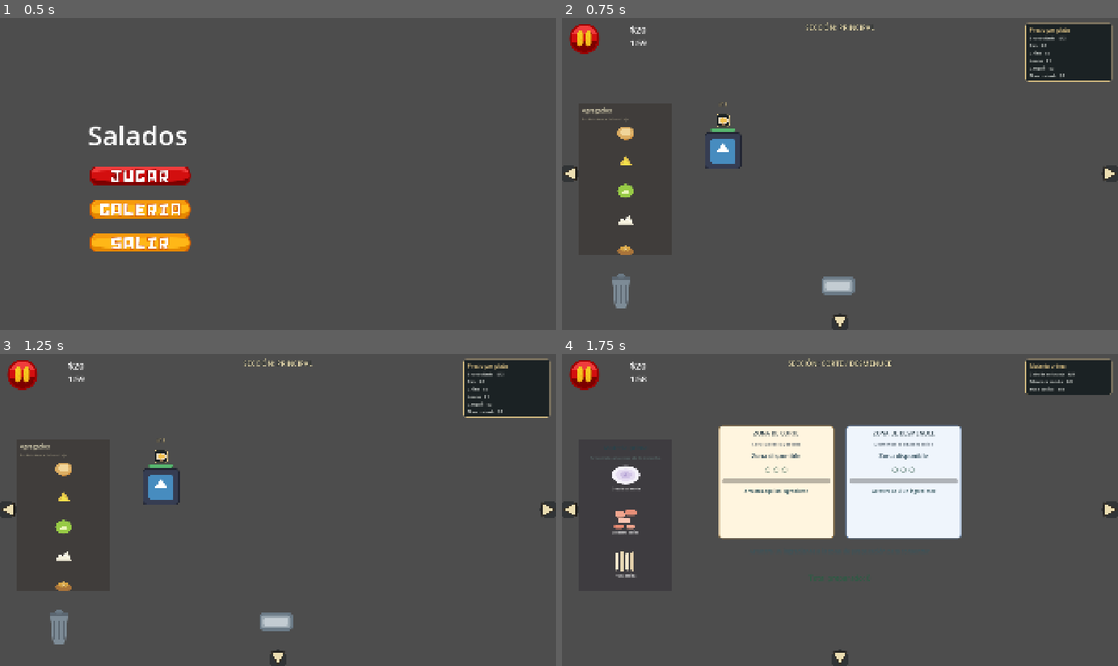
Above: before the commit, frames 1-4 (two rows, left to right).
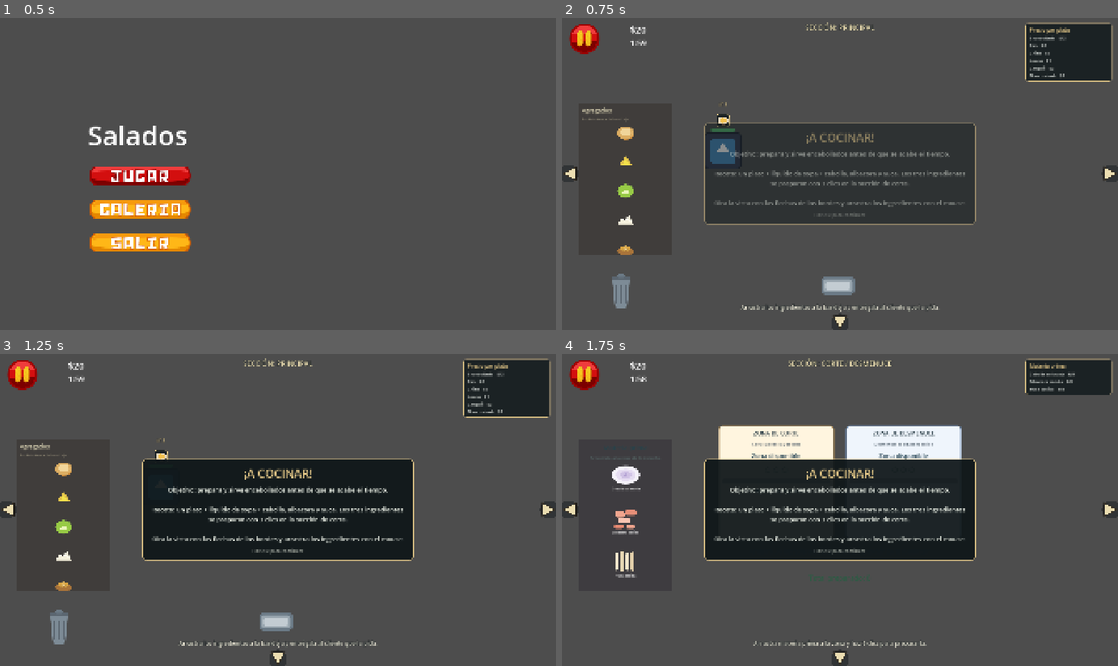
Above: after the commit, the same moments.

Repository: pancrasea/Salados
Game: Godot game, scene res://src/core/main/main.tscn
Same seed, same stepped clock (60 frames per second), same inputs: the game is played once before the commit and once after it. The engine's default icon, where the game draws it, is replaced by a stand-in: a white triangle on a blue panel in a dark square.
Inputs (mouse positions are in pixels of both pictures, inside the frame that each line leads up to):
- Up to frame 1 (0.5 s): no input
- Up to frame 2 (0.75 s): click (701, 177) at 0.5 s
- Up to frame 3 (1.25 s): no input
- Up to frame 4 (1.75 s): click (567, 510) at 1.25 s

Frame 1 is identical in both runs. In frame 2, 15% of the frame differs, in the area x 25-75%, y 33-95%; in frame 3, 16%; in frame 4, 16%.

Commit message:
improving user experience

Diff:
--- a/src/core/main/main.gd
+++ b/src/core/main/main.gd
@@ -64,6 +64,9 @@
 	get_tree().paused = false
 	mouse_interaction.show()
 	hud.show()
+	# Banner de objetivo al arrancar la partida: onboarding mínimo para el
+	# jugador (reglas, receta y controles) sin pantallas extra.
+	hud.call("show_objective_banner")
 
 
 # Llamado al volver al menú (oculta la UI de navegación)
--- a/src/entities/customer/customer.gd
+++ b/src/entities/customer/customer.gd
@@ -206,6 +206,18 @@
 	selected_changed.emit(self, is_selected)
 
 
+## Chequeo no mutante: ¿aceptaría este ítem? Usa el mismo criterio que
+## `receive_item` (pedido estructurado por clave canónica; modo clásico por
+## igualdad de referencia con CustomerData.requested_item). Lo usa el resaltado
+## de destinos al arrastrar (ver BaseItem).
+func can_receive(item: ItemData) -> bool:
+	if state != State.WAITING or customer_data == null:
+		return false
+	if order != null:
+		return order.matches(item)
+	return customer_data.requested_item != null and item == customer_data.requested_item
+
+
 ## Accepts an item while this customer is still waiting; selection is NOT
 ## required, any customer in the row can receive its order. With a
 ## structured order it compares canonical keys (ItemData.recipe_key vs
--- a/src/entities/customer/customer_spawner.gd
+++ b/src/entities/customer/customer_spawner.gd
@@ -89,8 +89,15 @@
 	customer.finished.connect(_on_customer_finished)
 	customer.tree_exited.connect(_on_customer_tree_exited.bind(customer))
 	customer.served.connect(_on_customer_served)
+	customer.patience_expired.connect(_on_customer_patience_expired)
 	customer_spawned.emit(customer)
 	return customer
+
+
+## Aviso flotante cuando un cliente se queda sin paciencia y se marcha.
+func _on_customer_patience_expired(customer: CustomerBase) -> void:
+	FloatingText.spawn(self, customer.position + Vector2(0.0, -150.0) \
+		, "¡Se fue!", Color(0.96, 0.45, 0.4), 20)
 
 
 ## Removes a served or expired customer and closes the gap in the row.
@@ -127,7 +134,11 @@
 
 	var gm := _game_manager()
 	if gm != null:
-		gm.call("add_money", int(total * multiplier))
+		var pago: int = int(total * multiplier)
+		gm.call("add_money", pago)
+		# Feedback flotante del pago sobre el cliente atendido.
+		FloatingText.spawn(self, customer.position + Vector2(0.0, -150.0) \
+			, "+$%d" % pago, Color(0.6, 0.95, 0.65), 22)
 
 
 ## Keeps the active list and row positions correct if a customer is freed externally.
--- a/src/entities/item/base_item.gd
+++ b/src/entities/item/base_item.gd
@@ -29,6 +29,8 @@
 		data.recipe_key = OrderData.key_of_contents(collected_ingredients)
 	if data:
 		_update_visual()
+	$Area2D.mouse_entered.connect(_on_area_mouse_entered)
+	$Area2D.mouse_exited.connect(_on_area_mouse_exited)
 
 func _update_visual():
 	if sprite_2d:
@@ -41,6 +43,62 @@
 func _process(delta: float) -> void:
 	if is_dragging:
 		global_position = get_global_mouse_position()
+		_update_drop_highlights()
+
+## Áreas válidas bajo el ítem mientras se arrastra; se resaltan en `_draw`.
+var _valid_areas: Array[Area2D] = []
+
+## Recalcula los destinos válidos bajo el ítem y pide repintar el resaltado.
+func _update_drop_highlights() -> void:
+	_valid_areas.clear()
+	for area in $Area2D.get_overlapping_areas():
+		if _is_valid_drop_target(area.get_parent()):
+			_valid_areas.append(area)
+	queue_redraw()
+
+## ¿El nodo es un destino válido para este ítem? Replica las reglas de
+## `_verify_target_and_drop` sin mutar estado, para anticipar al jugador.
+func _is_valid_drop_target(target: Node) -> bool:
+	if target == null or target == self:
+		return false
+	if target is WorkSurface:
+		return true
+	if target is BaseItem:
+		var contenedor := target as BaseItem
+		return contenedor.data != null and contenedor.data.is_container \
+			and contenedor.data.item_id != "exprimidor"
+	if target is TrashBin:
+		return true
+	if target is CustomerBase:
+		return data != null and (target as CustomerBase).can_receive(data)
+	if target is DispatchZone:
+		return data != null and data.is_final_product
+	if target is CorteDesmenuce:
+		return data != null and data.next_data_state != null
+	return false
+
+## Dibuja un aro sobre cada destino válido bajo el ítem arrastrado.
+func _draw() -> void:
+	if not is_dragging:
+		return
+	var color := Color(0.55, 0.92, 0.62, 0.9)
+	for area in _valid_areas:
+		if not is_instance_valid(area):
+			continue
+		var centro: Vector2 = area.global_position - global_position
+		draw_arc(centro, 46.0, 0.0, TAU, 40, color, 5.0, true)
+
+func _on_area_mouse_entered() -> void:
+	if BaseItem.current_item_dragging == null:
+		Input.set_default_cursor_shape(Input.CURSOR_POINTING_HAND)
+
+func _on_area_mouse_exited() -> void:
+	if BaseItem.current_item_dragging == null:
+		Input.set_default_cursor_shape(Input.CURSOR_ARROW)
+
+func _exit_tree() -> void:
+	if BaseItem.current_item_dragging == null:
+		Input.set_default_cursor_shape(Input.CURSOR_ARROW)
 
 func _on_area_2d_input_event(viewport: Node, event: InputEvent, shape_idx: int) -> void:
 	if event is InputEventMouseButton and event.button_index == MOUSE_BUTTON_LEFT:
@@ -50,16 +108,22 @@
 				is_dragging = true
 				initial_position = global_position
 				z_index = 100
+				Input.set_default_cursor_shape(Input.CURSOR_POINTING_HAND)
 		else:
 			if is_dragging:
 				is_dragging = false
 				BaseItem.current_item_dragging = null
 				z_index = 0
+				_valid_areas.clear()
+				queue_redraw()
+				Input.set_default_cursor_shape(Input.CURSOR_ARROW)
 				_verify_target_and_drop()
 
 func _verify_target_and_drop():
 	var overlapping_areas = $Area2D.get_overlapping_areas()
 	var successful_drop = false
+	# Evita repetir el aviso si varios clientes rechazan el mismo ítem.
+	var rejected_feedback := false
 	# La mesa (WorkSurface) es un destino de reserva: sólo mantiene el ítem
 	# si ningún otro destino lo atendió, para no competir con ellos.
 	var on_work_surface := false
@@ -101,6 +165,10 @@
 				else:
 					queue_free()
 				break
+			elif not rejected_feedback:
+				# El cliente no aceptó: avisar para que no parezca un fallo mudo.
+				FloatingText.spawn(target, Vector2(0.0, -150.0), "¡No es lo que pidió!", Color(0.96, 0.5, 0.45))
+				rejected_feedback = true
 
 		# Zona de despacho de preparación: envía el plato listo a la
 		# estación principal (bandeja) para agregarle los extras.
--- /dev/null
+++ b/src/ui/floating_text.gd
@@ -0,0 +1,39 @@
+class_name FloatingText extends Label
+
+## Texto flotante transitorio para feedback rápido de juego ("+$12",
+## "¡No es lo que pidió!", "¡Se fue!"). Se anima subiendo y desvaneciéndose y
+## se libera solo.
+##
+## Se crea con `spawn()`, que lo añade como hijo del nodo que lo origina para
+## compartir su espacio de coordenadas (cliente, spawner de clientes, etc.).
+
+static func spawn(
+	parent: Node,
+	local_pos: Vector2,
+	texto: String,
+	color: Color = Color.WHITE,
+	font_size: int = 20,
+	duracion: float = 1.1
+) -> void:
+	if not is_instance_valid(parent):
+		return
+	var etiqueta := FloatingText.new()
+	etiqueta.text = texto
+	etiqueta.position = local_pos
+	etiqueta.mouse_filter = Control.MOUSE_FILTER_IGNORE
+	etiqueta.horizontal_alignment = HORIZONTAL_ALIGNMENT_CENTER
+	etiqueta.add_theme_font_size_override("font_size", font_size)
+	etiqueta.add_theme_color_override("font_color", color)
+	etiqueta.add_theme_color_override("font_outline_color", Color(0.0, 0.0, 0.0, 0.9))
+	etiqueta.add_theme_constant_override("outline_size", 6)
+	parent.add_child(etiqueta)
+	etiqueta._animar(local_pos, duracion)
+
+
+## Sube la etiqueta y la desvanece; al terminar se libera.
+func _animar(base_pos: Vector2, duracion: float) -> void:
+	var tween := create_tween()
+	tween.set_trans(Tween.TRANS_QUAD).set_ease(Tween.EASE_OUT)
+	tween.tween_property(self, "position", base_pos + Vector2(0.0, -48.0), duracion)
+	tween.parallel().tween_property(self, "modulate:a", 0.0, duracion).set_delay(duracion * 0.45)
+	tween.tween_callback(queue_free)
--- a/src/ui/hud.gd
+++ b/src/ui/hud.gd
@@ -18,6 +18,12 @@
 @onready var timer_label: Label = %TimerLabel
 @onready var info_panel: PanelContainer = $InfoPanel
 @onready var info_list: VBoxContainer = $InfoPanel/InfoList
+@onready var hint_label: Label = $HintLabel
+@onready var objective_banner: PanelContainer = $ObjectiveBanner
+
+## Timer del auto-cierre del banner de objetivo; se reintenta si se vuelve a
+## mostrar antes de que expire.
+var _banner_timer: SceneTreeTimer = null
 
 ## Autoload GameManager. Se resuelve por ruta en vez del identificador global
 ## para poder cargar el HUD en arranques headless con `--script`.
@@ -37,6 +43,7 @@
 	_on_money_changed(int(_game_manager.get("money")))
 	_connect_inventarios()
 	_refresh_info()
+	_update_hint(int(_game_manager.call("current_side")))
 
 
 ## Conecta los inventarios globales para refrescar el stock cuando cambia.
@@ -55,14 +62,70 @@
 	var mins: int = int(seconds_remaining) / 60
 	var secs: int = int(seconds_remaining) % 60
 	timer_label.text = "%d:%02d" % [mins, secs]
+	# Aviso de presión de tiempo: ámbar cerca del final y rojo (parpadeante) en
+	# los últimos 10 s, para que el jugador sienta la urgencia.
+	if seconds_remaining <= 10.0:
+		timer_label.add_theme_color_override("font_color", Color(0.96, 0.35, 0.3))
+		timer_label.modulate.a = 0.45 + 0.55 * absf(sin(Time.get_ticks_msec() / 180.0))
+	elif seconds_remaining <= 30.0:
+		timer_label.add_theme_color_override("font_color", Color(0.96, 0.76, 0.36))
+		timer_label.modulate.a = 1.0
+	else:
+		timer_label.remove_theme_color_override("font_color")
+		timer_label.modulate.a = 1.0
 
 
 func _on_inventory_changed(_item: ItemData, _cantidad: int) -> void:
 	_refresh_info()
 
 
-func _on_station_changed(_side: int) -> void:
+func _on_station_changed(side: int) -> void:
 	_refresh_info()
+	_update_hint(side)
+
+
+## Instrucción breve y contextual según la sección visible. Da al jugador de
+## jam una pista de qué hacer sin explicación externa.
+func _update_hint(side: int) -> void:
+	if hint_label == null:
+		return
+	match side:
+		SIDE_FRONT:
+			hint_label.text = "Arrastra los ingredientes a la bandeja y entrégala al cliente que la pida."
+		SIDE_LEFT:
+			hint_label.text = "Arrastra materia prima a la zona y haz 3 clics para prepararla."
+		SIDE_RIGHT:
+			hint_label.text = "Arma el plato (líquido + ingredientes) y despáchalo a la estación principal."
+		_:
+			hint_label.text = ""
+	hint_label.visible = hint_label.text != ""
+
+
+## Muestra el banner de objetivo al empezar la partida y lo cierra solo.
+func show_objective_banner() -> void:
+	if objective_banner == null:
+		return
+	objective_banner.modulate = Color(1.0, 1.0, 1.0, 0.0)
+	objective_banner.show()
+	var tween := create_tween()
+	tween.tween_property(objective_banner, "modulate:a", 1.0, 0.35)
+	if _banner_timer != null:
+		_banner_timer.timeout.disconnect(_hide_objective_banner)
+	_banner_timer = get_tree().create_timer(8.0)
+	_banner_timer.timeout.connect(_hide_objective_banner)
+
+
+func _hide_objective_banner() -> void:
+	if objective_banner == null or not objective_banner.visible:
+		return
+	var tween := create_tween()
+	tween.tween_property(objective_banner, "modulate:a", 0.0, 0.3)
+	tween.tween_callback(objective_banner.hide)
+
+
+func _on_objective_banner_gui_input(event: InputEvent) -> void:
+	if event is InputEventMouseButton and event.pressed:
+		_hide_objective_banner()
 
 
 ## Reconstruye el panel con la información de la sección visible. Se llama al
--- a/src/ui/hud.tscn
+++ b/src/ui/hud.tscn
@@ -22,6 +22,22 @@
 corner_radius_top_right = 8
 corner_radius_bottom_right = 8
 corner_radius_bottom_left = 8
+
+[sub_resource type="StyleBoxFlat" id="StyleBoxFlat_banner"]
+content_margin_left = 28.0
+content_margin_top = 22.0
+content_margin_right = 28.0
+content_margin_bottom = 22.0
+bg_color = Color(0.06, 0.09, 0.1, 0.94)
+border_width_left = 3
+border_width_top = 3
+border_width_right = 3
+border_width_bottom = 3
+border_color = Color(0.89, 0.78, 0.53, 0.9)
+corner_radius_top_left = 14
+corner_radius_top_right = 14
+corner_radius_bottom_right = 14
+corner_radius_bottom_left = 14
 
 [node name="HUD" type="CanvasLayer" unique_id=1811155935]
 layer = 10
@@ -70,4 +86,71 @@
 layout_mode = 2
 mouse_filter = 2
 
+[node name="HintLabel" type="Label" parent="." unique_id=1902771101]
+anchors_preset = 7
+anchor_left = 0.5
+anchor_top = 1.0
+anchor_right = 0.5
+anchor_bottom = 1.0
+offset_left = -560.0
+offset_top = -96.0
+offset_right = 560.0
+offset_bottom = -60.0
+grow_horizontal = 2
+grow_vertical = 0
+mouse_filter = 2
+theme_override_colors/font_color = Color(0.95, 0.93, 0.86, 1)
+theme_override_colors/font_outline_color = Color(0.06, 0.09, 0.1, 1)
+theme_override_constants/outline_size = 6
+theme_override_font_sizes/font_size = 20
+text = ""
+horizontal_alignment = 1
+vertical_alignment = 1
+
+[node name="ObjectiveBanner" type="PanelContainer" parent="." unique_id=1902771102]
+visible = false
+anchors_preset = 8
+anchor_left = 0.5
+anchor_top = 0.5
+anchor_right = 0.5
+anchor_bottom = 0.5
+offset_left = -470.0
+offset_top = -160.0
+offset_right = 470.0
+offset_bottom = 160.0
+grow_horizontal = 2
+grow_vertical = 2
+theme_override_styles/panel = SubResource("StyleBoxFlat_banner")
+
+[node name="VBox" type="VBoxContainer" parent="ObjectiveBanner" unique_id=1902771103]
+layout_mode = 2
+theme_override_constants/separation = 14
+
+[node name="ObjectiveTitle" type="Label" parent="ObjectiveBanner/VBox" unique_id=1902771104]
+layout_mode = 2
+theme_override_colors/font_color = Color(0.89, 0.78, 0.53, 1)
+theme_override_font_sizes/font_size = 40
+text = "¡A COCINAR!"
+horizontal_alignment = 1
+
+[node name="ObjectiveBody" type="Label" parent="ObjectiveBanner/VBox" unique_id=1902771105]
+layout_mode = 2
+theme_override_colors/font_color = Color(0.92, 0.94, 0.9, 1)
+theme_override_font_sizes/font_size = 22
+text = "Objetivo: prepara y sirve encebollados antes de que se acabe el tiempo.
+
+Receta: un plato + líquido de sopa + cebolla, albacora y yuca. Los tres ingredientes se preparan con 3 clics en la sección de corte.
+
+Gira la vista con las flechas de los bordes y arrastra los ingredientes con el mouse."
+horizontal_alignment = 1
+autowrap_mode = 2
+
+[node name="ObjectiveHint" type="Label" parent="ObjectiveBanner/VBox" unique_id=1902771106]
+layout_mode = 2
+theme_override_colors/font_color = Color(0.7, 0.72, 0.68, 1)
+theme_override_font_sizes/font_size = 16
+text = "Haz clic para continuar"
+horizontal_alignment = 1
+
 [connection signal="pressed" from="HBoxContainer/PauseButton" to="." method="_on_pause_button_pressed"]
+[connection signal="gui_input" from="ObjectiveBanner" to="." method="_on_objective_banner_gui_input"]
Not shown, added: src/ui/floating_text.gd.uid
